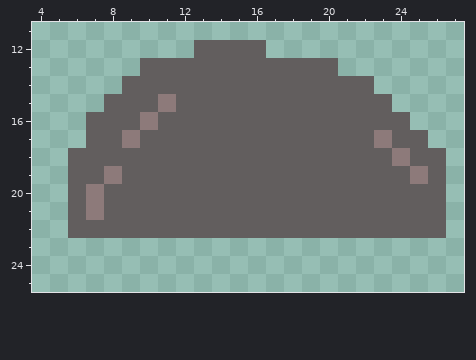
Edited in one commit: pixel-art sprite (Senior Project Game/Assets/ArtAssets/ItemsSprites/Rock.png). Above: the version before the commit.
The file is 32x32 pixels. Shown: x 4..27, y 11..25.
The result:
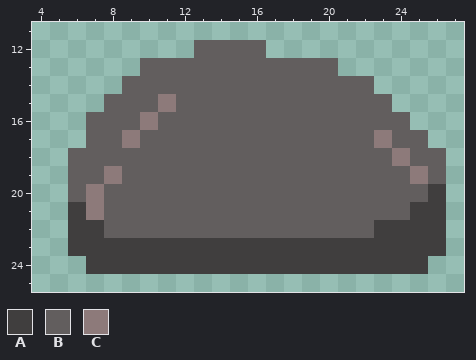
Palette (. is transparent): A #403e3e  B #625e5e  C #8d7a7a
The edit:
y 20: x 26 B -> A
y 21: x 6 B -> A; x 25..26 BB -> AA
y 22: x 6..7 BB -> AA; x 23..26 BBBB -> AAAA
y 23: x 6..26 ..................... -> AAAAAAAAAAAAAAAAAAAAA
y 24: x 7..25 ................... -> AAAAAAAAAAAAAAAAAAA
Pixel boxes of the changes (left, top, right, bottom) in both pictures:
changed: (68, 184, 446, 274)
